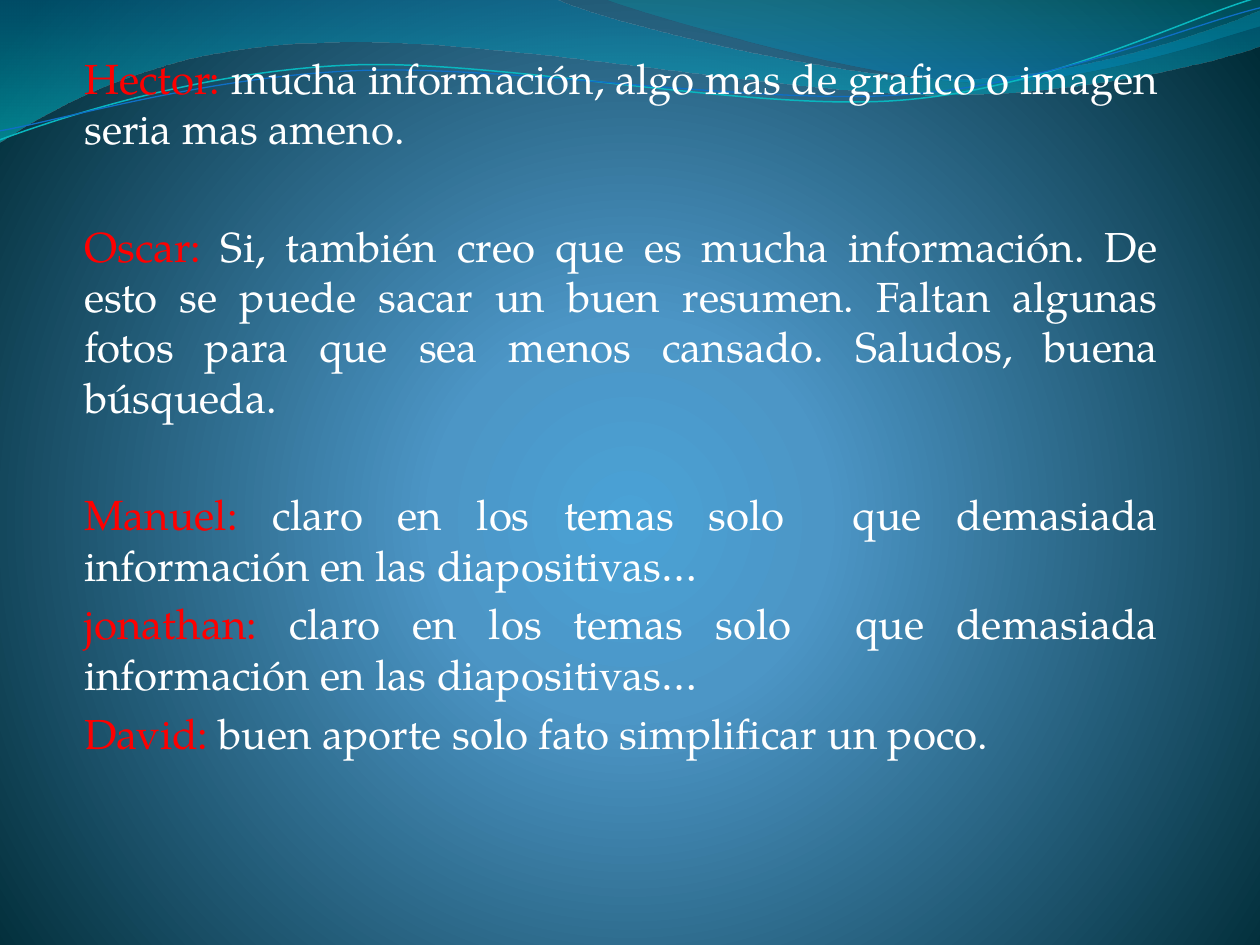
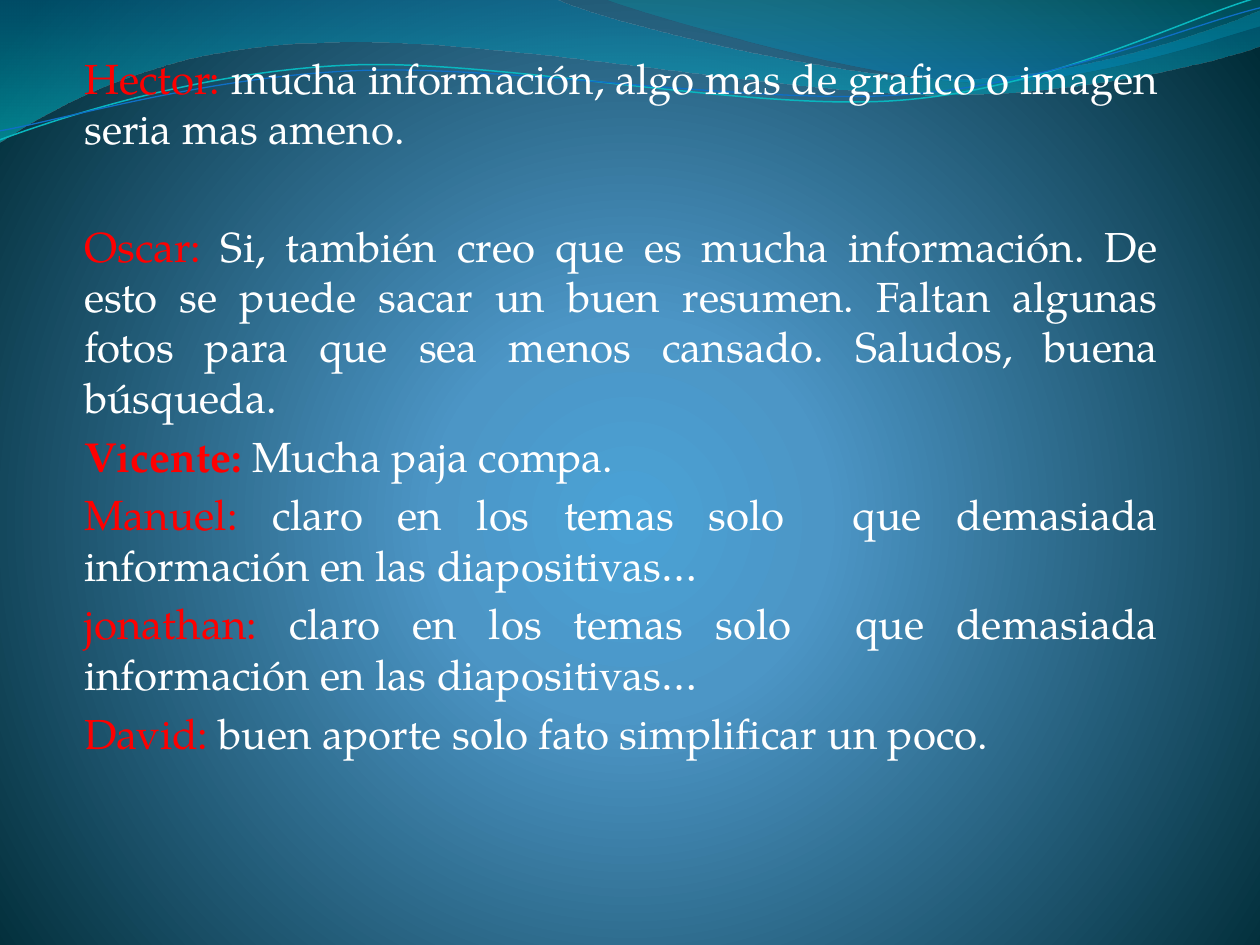
Before and after one commit to lc850/auditoria, a slide deck: slide 22 of Metodología para el desarrollo e implantación en la.pptx. Drawn at 1260x945 pixels with LibreOffice and Linux fonts; fonts in the diff are those of the drawing. Boxes give left, top, right and bottom in pixels: in the first picture for what was removed or moved away, otherwise in the second. Text is boxed around its words. In the diff, an @@ line names an element or a change of style, - is before the commit and + after.

Commit message:
vicente

```diff
--- a/Metodología para el desarrollo e implantación en la.pptx
+++ b/Metodología para el desarrollo e implantación en la.pptx
@@ subtitle at [84,441,614,484]: paragraph added @@
+Vicente: Mucha paja compa.
```
